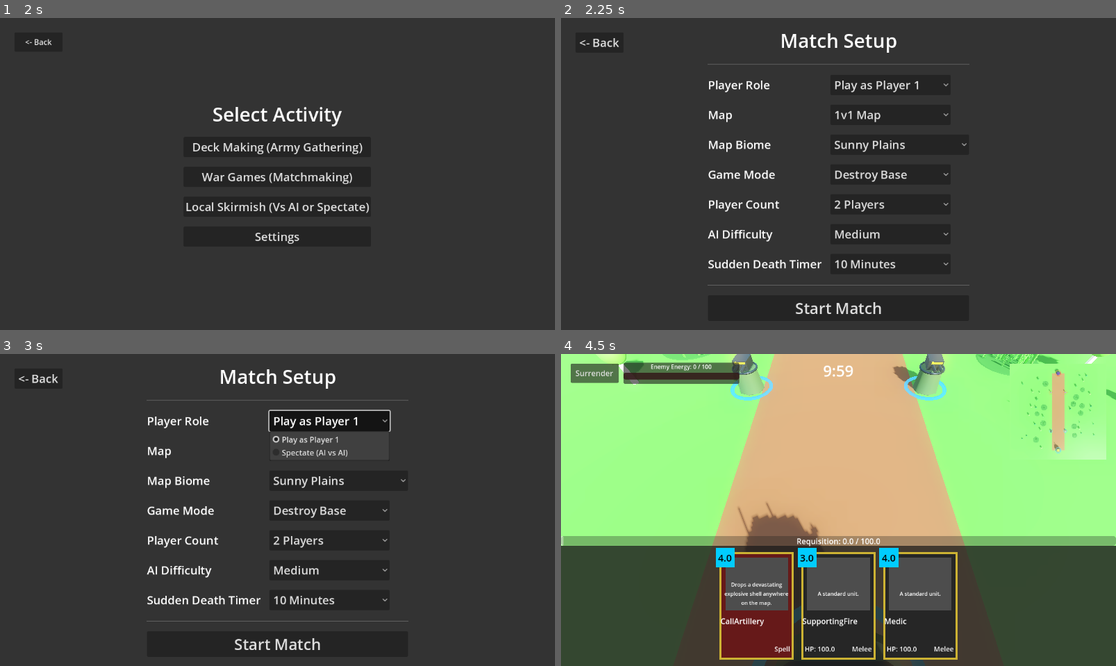
Above: before the commit, frames 1-4 (two rows, left to right).
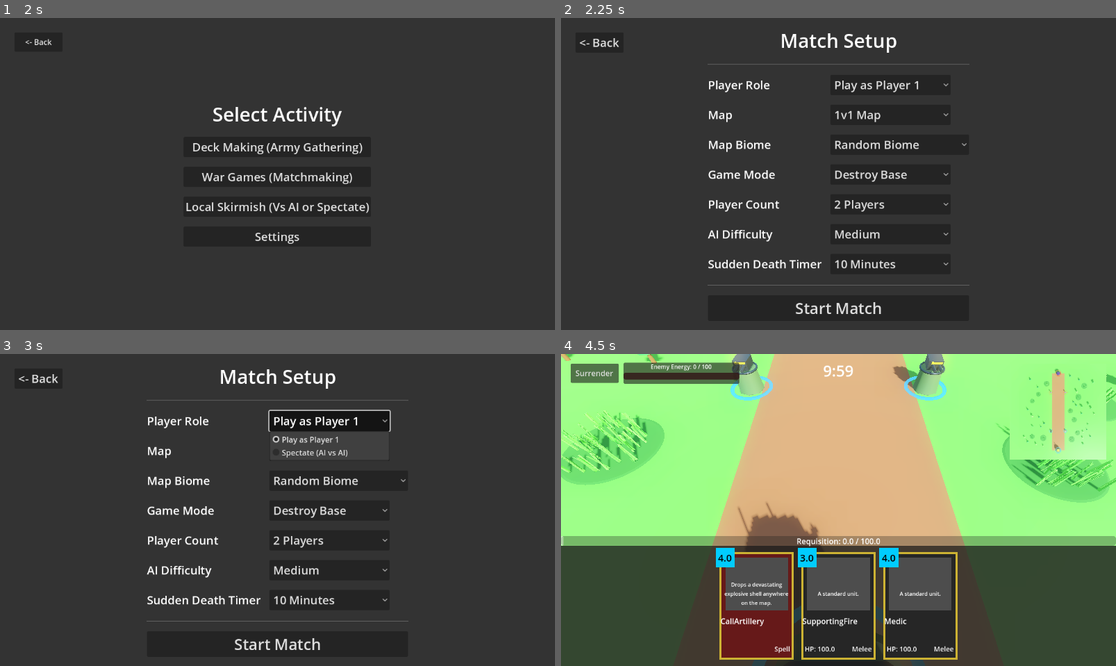
Above: after the commit, the same moments.

Repository: geoffbradford96/UBB_v6
Game: Godot game, scene res://Scenes/BootScreen.tscn
The game is run twice, just before and just after one commit, with the same random seed, the same clock (stepped at 60 frames per second) and the same inputs.
Inputs (mouse positions are in pixels of both pictures, inside the frame that each line leads up to):
- Up to frame 1 (2 s): tap Enter at 0.5 s; move the mouse to (399, 158) at 0.52 s; hold Right (ui_right) 0.53-1.25 s; tap 1 at 0.6 s; click (399, 158) at 0.67 s; click "Local Play" at 1.25 s
- Up to frame 2 (2.25 s): click "Local Skirmish (Vs AI or Spec…" at 2 s
- Up to frame 3 (3 s): click "Play as Player 1" at 2.75 s
- Up to frame 4 (4.5 s): click "Play as Player 1" at 3.5 s; click "Start Match" at 4.25 s

Frame 1 is identical in both runs. In frame 2, 0.2% of the frame differs, in the area x 49-65%, y 39-43%; in frame 3, 0.2%; in frame 4, 6.1%, in the area x 0-100%, y 0-48%.

Commit message:
Fix tank recoil drift, lateral-only lane pull, unified environment lane clearance and random biome default

Diff:
--- a/Scripts/ArenaManager.gd
+++ b/Scripts/ArenaManager.gd
@@ -1403,25 +1403,13 @@
         if pos.distance_to(Vector3.ZERO) < 22.0 + self_radius:
             return false
 
-    if GameState.map_selected == "Arena_6P.tscn":
-        if pos.length() < (22.0 + self_radius): return false
-        var angle = atan2(pos.z, pos.x)
-        # 6-player map lanes run radially from center to bases at 30, 90, 150, 210, 270, 330 deg
-        for rad_deg in [30, 90, 150, 210, 270, 330]:
-            var target_rad = deg_to_rad(rad_deg)
-            var diff = abs(angle_difference(angle, target_rad))
-            var dist_to_lane = pos.length() * sin(diff)
-            if diff < PI / 3.0 and dist_to_lane < (13.0 + min_path_dist + self_radius):
-                return false
-    elif GameState.map_selected == "Arena_4P.tscn":
-        if pos.length() < (18.0 + self_radius): return false
-        if abs(pos.x) < (13.0 + min_path_dist + self_radius) and abs(pos.z) < 85.0:
-            return false
-        if abs(pos.z) < (13.0 + min_path_dist + self_radius) and abs(pos.x) < 85.0:
-            return false
-    else: # 1v1 Arena
-        if abs(pos.x) < (13.0 + min_path_dist + self_radius) and abs(pos.z) < 85.0:
-            return false
+    var min_center_clearance = 24.0 if GameState.map_selected == "Arena_6P.tscn" else (20.0 if GameState.map_selected == "Arena_4P.tscn" else 18.0)
+    if pos.length() < (min_center_clearance + self_radius):
+        return false
+
+    var dist_to_lane = GameState.get_distance_to_nearest_lane(pos)
+    if dist_to_lane < (14.0 + min_path_dist + self_radius):
+        return false
 
     for feat in placed_feature_records:
         var min_sep = feat.get("radius", 3.0) + self_radius + 2.0
--- a/Scripts/GameState.gd
+++ b/Scripts/GameState.gd
@@ -23,7 +23,7 @@
 var ai_difficulty = "MEDIUM"
 var game_mode = "DESTROY_BASE"
 var map_selected = "Arena.tscn"
-var map_biome = "SUNNY_PLAINS"
+var map_biome = "RANDOM"
 var match_player_count = 2
 var sudden_death_timer = 600.0
 
--- a/Scripts/MatchSetup.gd
+++ b/Scripts/MatchSetup.gd
@@ -19,7 +19,7 @@
 	biome_option.add_item("Sunny Plains")
 	biome_option.add_item("Scorching Sand Dunes")
 	biome_option.add_item("Random Biome")
-	biome_option.select(0)
+	biome_option.select(2) # Default to Random Biome
 
 	mode_option.add_item("Destroy Base")
 	mode_option.add_item("King of the Hill")
--- a/Scripts/Tank.gd
+++ b/Scripts/Tank.gd
@@ -128,8 +128,15 @@
 				var dist_to_lane = GameState.get_distance_to_nearest_lane(global_position)
 				if dist_to_lane > 10.5:
 					var lane_pull = GameState.get_vector_towards_nearest_lane(global_position)
-					var pull_strength = clamp((dist_to_lane - 10.5) * 1.5, 0.6, 2.8)
-					velocity += lane_pull * speed * pull_strength
+					var pull_strength = clamp((dist_to_lane - 10.5) * 1.5, 0.6, 2.5)
+					if move_dir.length_squared() > 0.01:
+						var lane_dot = lane_pull.dot(move_dir)
+						var lat_lane = lane_pull - move_dir * lane_dot
+						velocity += lat_lane * speed * pull_strength
+						if lane_dot > 0:
+							velocity += move_dir * (lane_dot * speed * 0.4)
+					else:
+						velocity += lane_pull * speed * pull_strength
 
 			if "Reach" in self.name:
 				var synergy = min(reach_count, 5) * 0.15 # Up to +75% speed and attack speed
@@ -138,6 +145,7 @@
 					self.set("attack_speed", base_attack_speed * (1.0 + synergy))
 				var r_mesh = get_node_or_null("MeshInstance3D")
 				if not r_mesh: r_mesh = get_node_or_null("VisualPivot")
+				if not r_mesh: r_mesh = get_node_or_null("Body")
 				if r_mesh:
 					var target_scale = 1.0 + (synergy * 0.6)
 					r_mesh.scale = r_mesh.scale.lerp(Vector3(target_scale, target_scale, target_scale), 0.1)
@@ -156,8 +164,9 @@
 		velocity.z = move_toward(velocity.z, 0, speed)
 
 	# Tank facing orientation: always face forward towards target or movement vector
-	var anim_mesh = get_node_or_null("MeshInstance3D")
-	if not anim_mesh: anim_mesh = get_node_or_null("VisualPivot")
+	var anim_mesh = get_node_or_null("VisualPivot")
+	if not anim_mesh: anim_mesh = get_node_or_null("MeshInstance3D")
+	if not anim_mesh: anim_mesh = get_node_or_null("Body")
 
 	var facing_dir = Vector3.ZERO
 	if current_target != null and is_instance_valid(current_target):
@@ -227,8 +236,9 @@
 			proj.set("speed", 25.0)
 
 		# Cannon recoil kick
-		var anim_mesh = get_node_or_null("MeshInstance3D")
-		if not anim_mesh: anim_mesh = get_node_or_null("VisualPivot")
+		var anim_mesh = get_node_or_null("VisualPivot")
+		if not anim_mesh: anim_mesh = get_node_or_null("MeshInstance3D")
+		if not anim_mesh: anim_mesh = get_node_or_null("Body")
 		if anim_mesh:
 			anim_mesh.position.z += 0.35
 
--- a/Scripts/Unit.gd
+++ b/Scripts/Unit.gd
@@ -160,8 +160,15 @@
 				var dist_to_lane = GameState.get_distance_to_nearest_lane(global_position)
 				if dist_to_lane > 10.5:
 					var lane_pull = GameState.get_vector_towards_nearest_lane(global_position)
-					var pull_strength = clamp((dist_to_lane - 10.5) * 1.5, 0.6, 2.8)
-					velocity += lane_pull * speed * pull_strength
+					var pull_strength = clamp((dist_to_lane - 10.5) * 1.5, 0.6, 2.5)
+					if desired_dir.length_squared() > 0.01:
+						var lane_dot = lane_pull.dot(desired_dir)
+						var lat_lane = lane_pull - desired_dir * lane_dot
+						velocity += lat_lane * speed * pull_strength
+						if lane_dot > 0:
+							velocity += desired_dir * lane_dot * speed * 0.4
+					else:
+						velocity += lane_pull * speed * pull_strength
 
 			if "Reach" in self.name:
 				var synergy = min(reach_count, 5) * 0.15 # Up to +75% speed and attack speed
